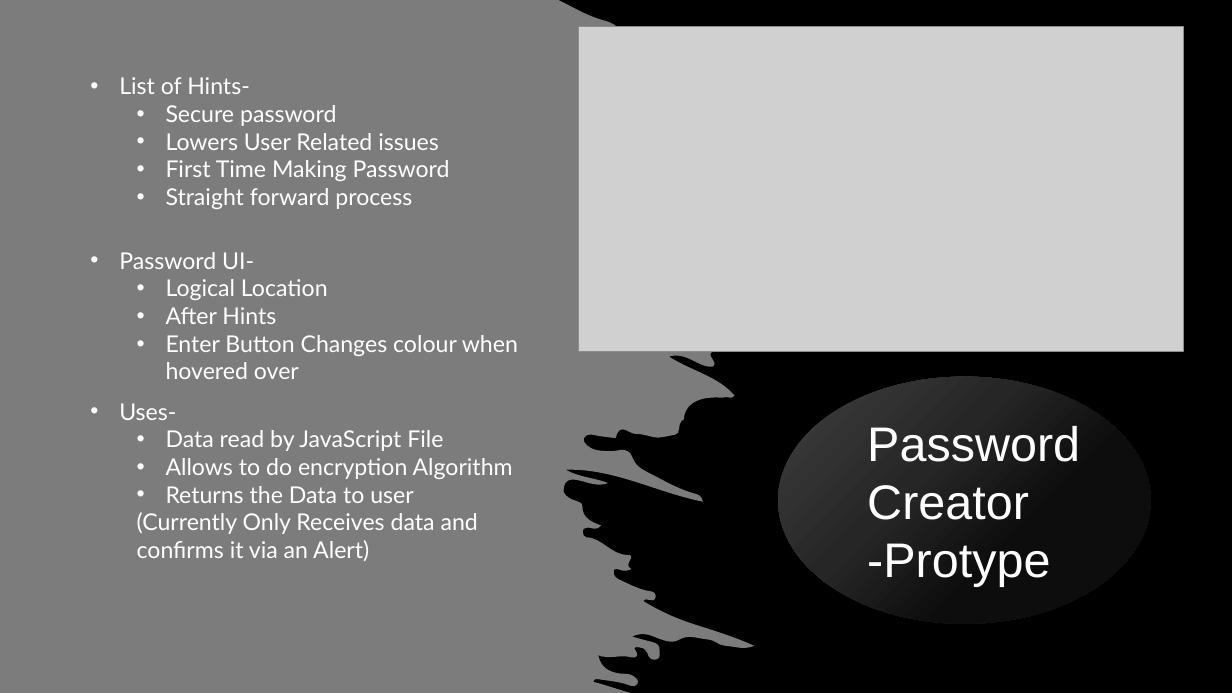
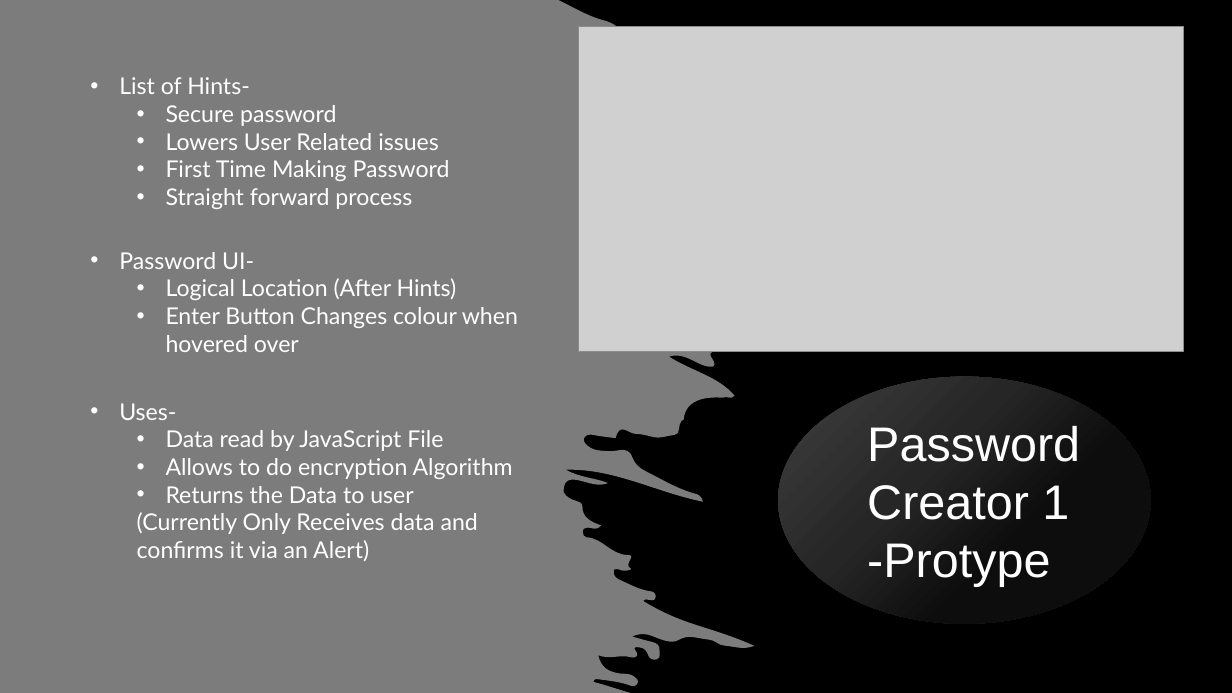
Before and after one commit to Niko-PL/Nikodem-Drabik-1004-Project, a slide deck: slide 14 of Project White Spectra.pptx (slide 11 before the commit). Drawn at 1232x693 pixels with LibreOffice and Linux fonts; fonts in the diff are those of the drawing; grey boxes stand for pictures. Boxes give left, top, right and bottom in pixels: in the first picture for what was removed or moved away, otherwise in the second. Text is boxed around its words. In the diff, an @@ line names an element or a change of style, - is before the commit and + after.

```diff
--- a/Project White Spectra.pptx
+++ b/Project White Spectra.pptx
@@ text at box(166, 278, 457, 300): text changed @@
-  • Logical Location
-  • After Hints
+  • Logical Location (After Hints)
@@ text at box(867, 426, 1080, 586): text changed @@
-Password Creator -Protype
+Password Creator 1 -Protype
```
Also in this commit, not shown: 4 other slides changed, 6 slides added, 3 other files.
